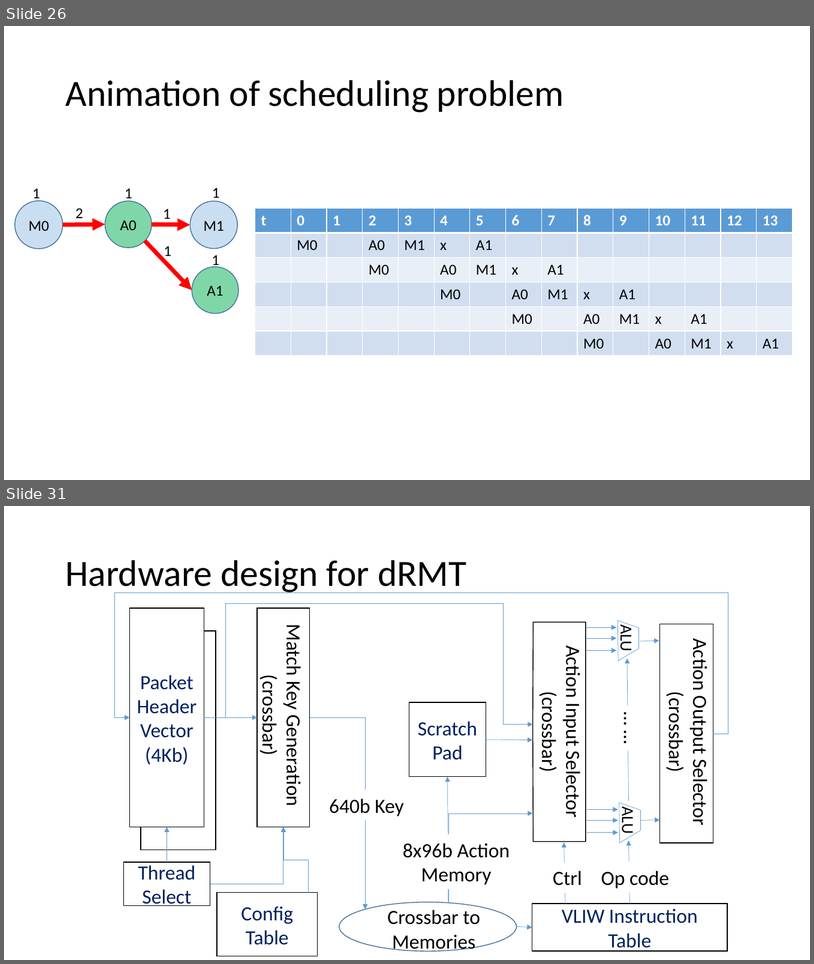
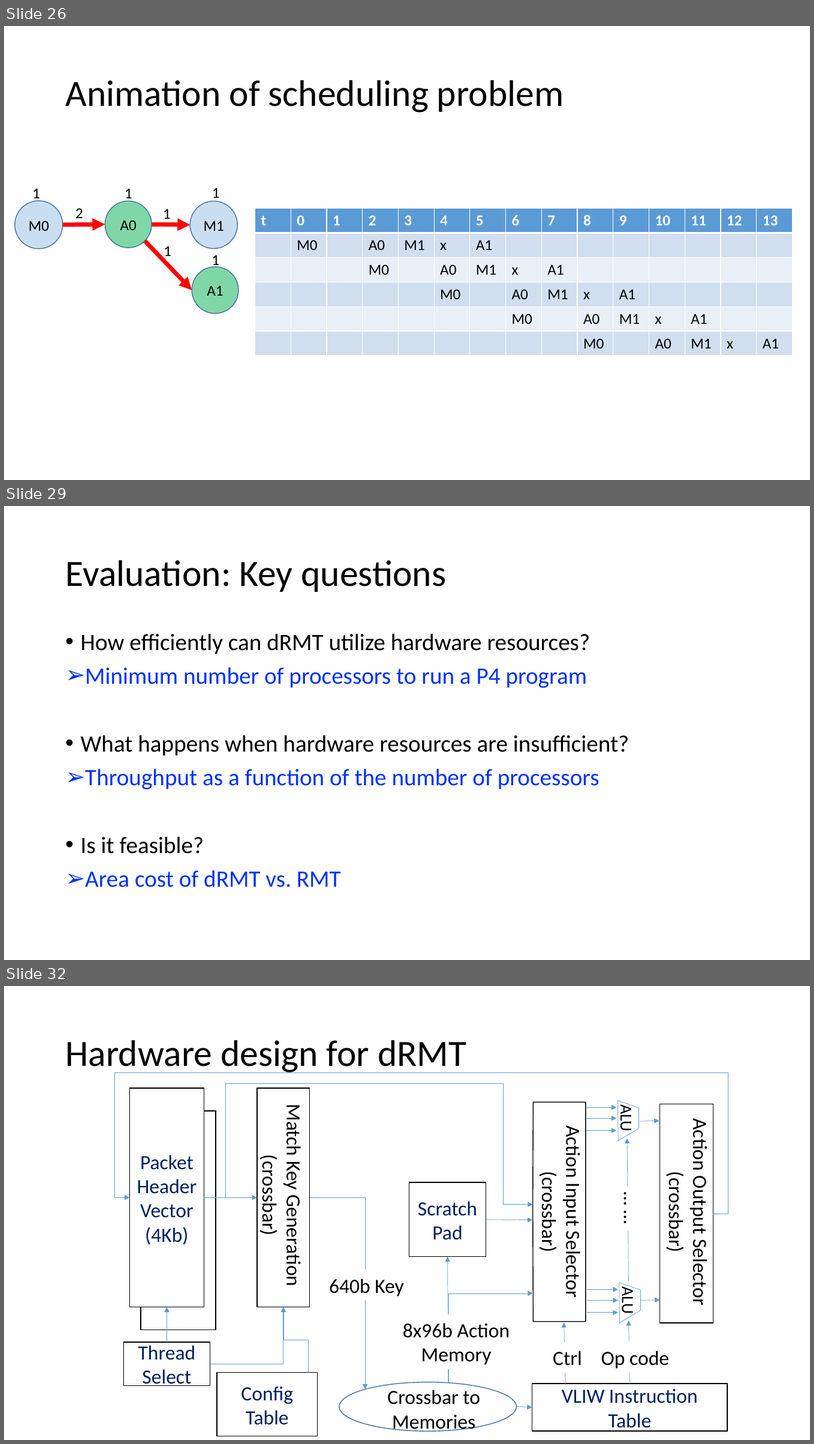
Before and after one commit to anirudhSK/drmt_talk, a slide deck: drmt.pptx. Shown one above the other, each under a label of ours: slides 26 and 31 before the commit, slides 26, 29 and 32 after it; the slides between them are not shown. The pictures are 814x964 and 814x1444 pixels, drawn with LibreOffice and Linux fonts; fonts in the diff are those of the drawing. Boxes give left, top, right and bottom in pixels: in the first picture for what was removed or moved away, otherwise in the second. Text is boxed around its words. In the diff, an @@ line names an element or a change of style, - is before the commit and + after.

```diff
--- a/drmt.pptx
+++ b/drmt.pptx
@@ slide 29 added at box(4, 506, 810, 960), background #FFFFFF @@
@@ title added at box(65, 560, 446, 592), 44 pt, text #000000 @@
+Evaluation: Key questions
@@ text added at box(81, 633, 629, 887), 28 pt, text #000000 @@
+• How efficiently can dRMT utilize hardware resources?
+➢ Minimum number of processors to run a P4 program
+• What happens when hardware resources are insufficient?
+➢ Throughput as a function of the number of processors
+• Is it feasible?
+➢ Area cost of dRMT vs. RMT
@@ what was slide 31 is now slide 32 @@
```
Also in this commit, not shown: 12 slides changed, 2 other slides added, 2 slides removed.
